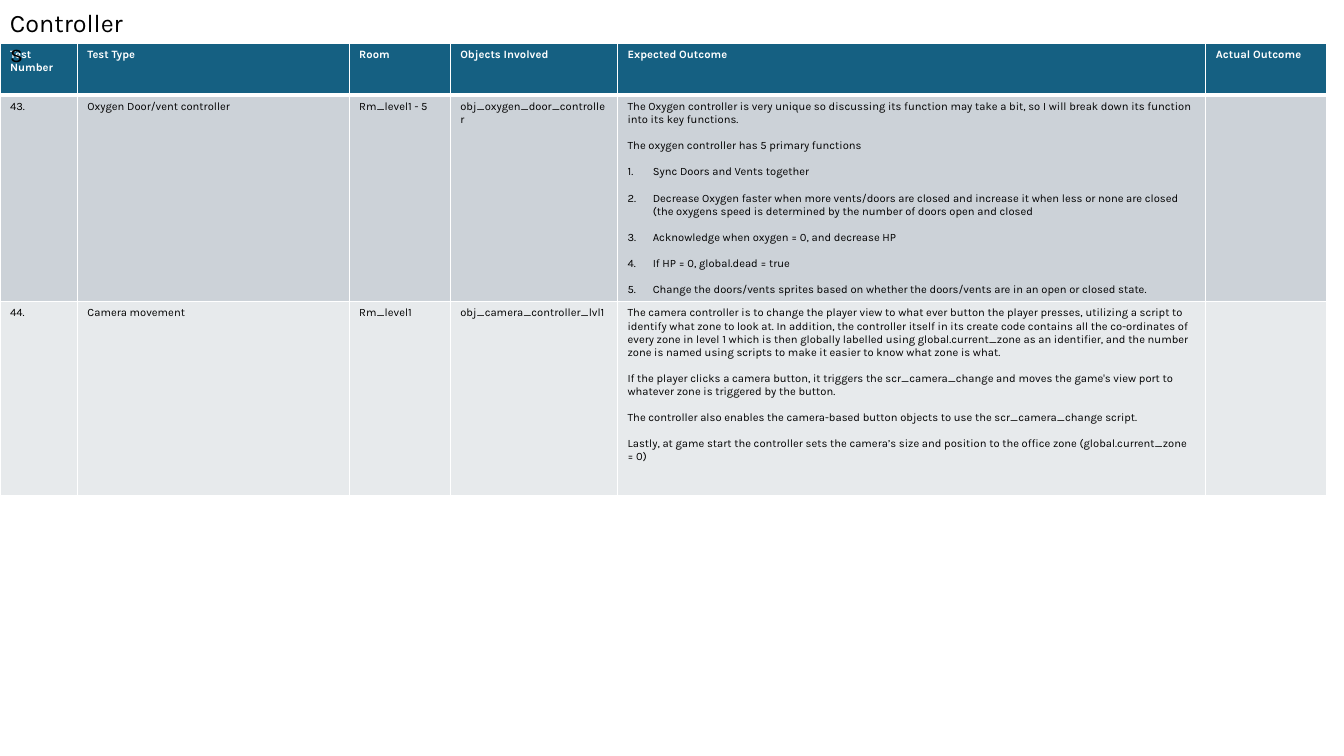
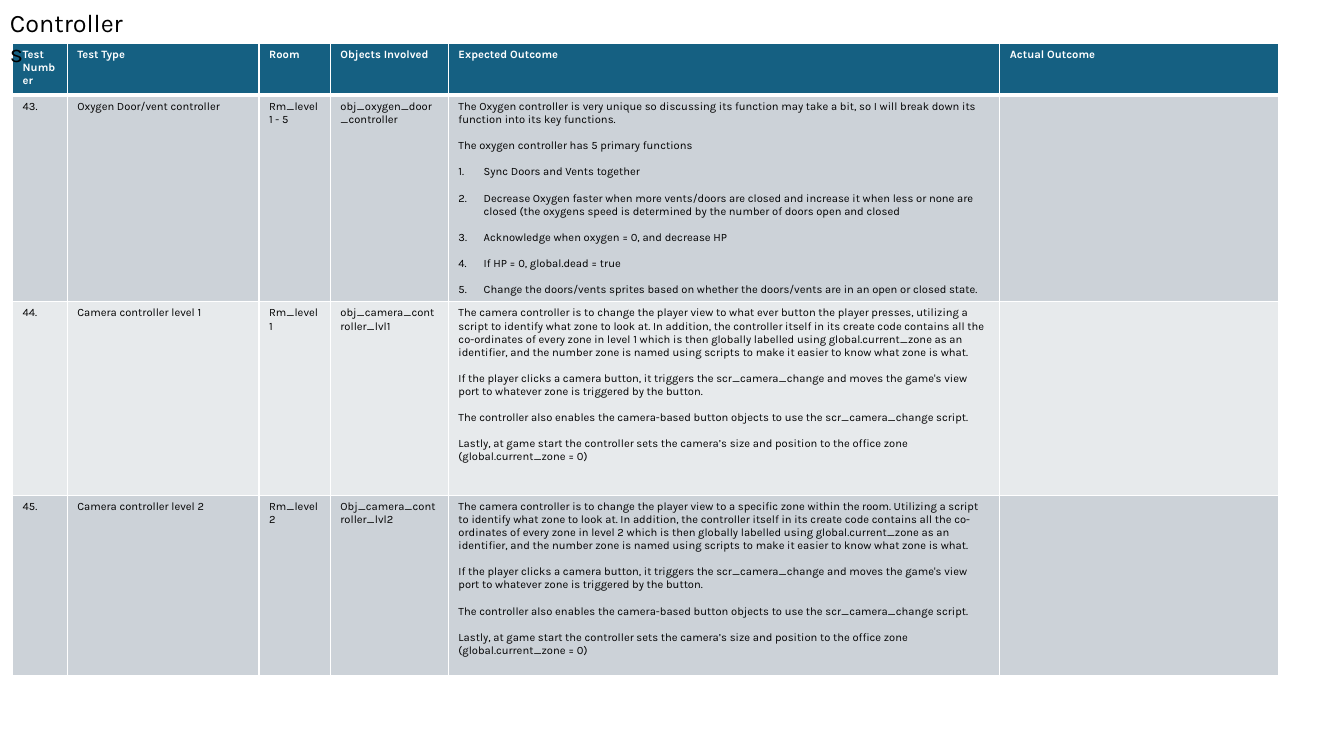
Before and after one commit to QuotedTrain5221/Critical-Failure-3, a slide deck: slide 49 of Logs/Development Log and Alpha Testing.pptx. Drawn at 1344x756 pixels with LibreOffice and Linux fonts; fonts in the diff are those of the drawing. Boxes give left, top, right and bottom in pixels: in the first picture for what was removed or moved away, otherwise in the second. Text is boxed around its words. In the diff, an @@ line names an element or a change of style, - is before the commit and + after.

Commit message:
xc

```diff
--- a/Logs/Development Log and Alpha Testing.pptx
+++ b/Logs/Development Log and Alpha Testing.pptx
@@ table at <box>12,43,1278,690</box> @@
-row 3: 44. | Camera movement | Rm_level1 | obj_camera_controller_lvl1 | The camera controller is to change the player view to what ever button the player presses, utilizing a script to identify what zone to look at. In addition, the controller itself in its create code contains all the co-ordinates of every zone in level 1 which is then globally labelled using global.current_zone as an identifier, and the number zone is named using scripts to make it easier to know what zone is what. / If the player clicks a camera button, it triggers the scr_camera_change and moves the game's view port to whatever zone is triggered by the button. / The controller also enables the camera-based button objects to use the scr_camera_change script. / Lastly, at game start the controller sets the camera’s size and position to the office zone (global.current_zone = 0) | 
+row 3: 44. | Camera controller level 1 | Rm_level1 | obj_camera_controller_lvl1 | The camera controller is to change the player view to what ever button the player presses, utilizing a script to identify what zone to look at. In addition, the controller itself in its create code contains all the co-ordinates of every zone in level 1 which is then globally labelled using global.current_zone as an identifier, and the number zone is named using scripts to make it easier to know what zone is what. / If the player clicks a camera button, it triggers the scr_camera_change and moves the game's view port to whatever zone is triggered by the button. / The controller also enables the camera-based button objects to use the scr_camera_change script. / Lastly, at game start the controller sets the camera’s size and position to the office zone (global.current_zone = 0) | 
+row 4: 45. | Camera controller level 2 | Rm_level2 | Obj_camera_controller_lvl2 | The camera controller is to change the player view to a specific zone within the room. Utilizing a script to identify what zone to look at. In addition, the controller itself in its create code contains all the co-ordinates of every zone in level 2 which is then globally labelled using global.current_zone as an identifier, and the number zone is named using scripts to make it easier to know what zone is what. / If the player clicks a camera button, it triggers the scr_camera_change and moves the game's view port to whatever zone is triggered by the button. / The controller also enables the camera-based button objects to use the scr_camera_change script. / Lastly, at game start the controller sets the camera’s size and position to the office zone (global.current_zone = 0) | 
@@ table: place and size @@
-table at <box>0,43,1328,492</box>
+table at <box>12,43,1278,690</box>
```
Also in this commit, not shown: 1 other slide changed, 2 slides added.
